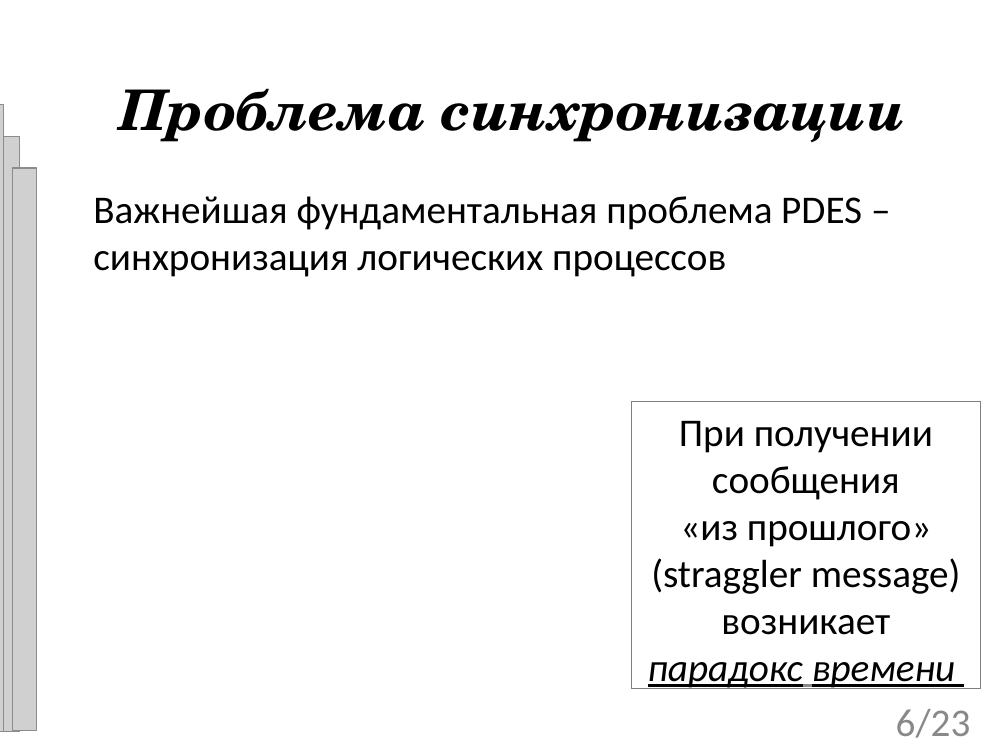
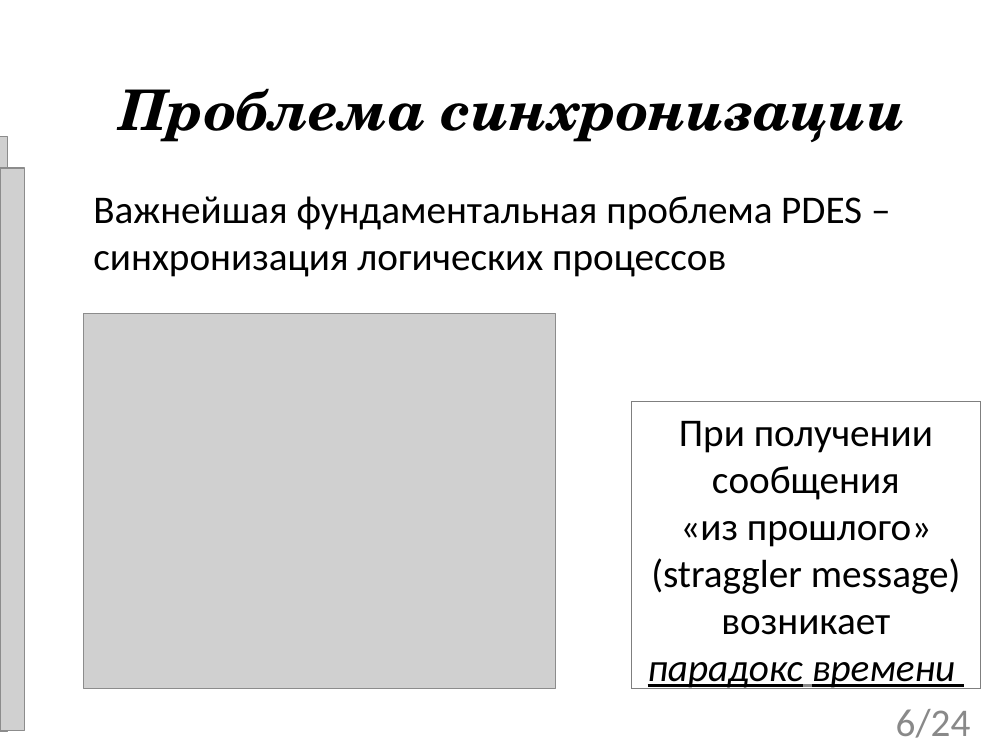
Before and after one commit to tom-trix/SynchAlgorithms, a slide deck: slide 6 of text/Mitrakov.ppt. Drawn at 1008x756 pixels with LibreOffice and Linux fonts; fonts in the diff are those of the drawing; grey boxes stand for pictures; background and template pictures are left out. Boxes give left, top, right and bottom in pixels: in the first picture for what was removed or moved away, otherwise in the second. Text is boxed around its words. In the diff, an @@ line names an element or a change of style, - is before the commit and + after.

```diff
--- a/text/Mitrakov.ppt
+++ b/text/Mitrakov.ppt
@@ picture: place and size @@
-picture at [0,136,19,731]
+picture at [0,136,7,731]
@@ picture: place and size @@
-picture at [12,168,36,731]
+picture at [0,168,24,731]
@@ picture: place and size @@
-picture at [0,105,3,731]
+picture at [84,313,556,688]
@@ page number at [896,709,971,738]: text changed @@
-6/23
+6/24
```
Also in this commit, not shown: 20 other slides changed, 3 slides added, 2 slides removed.
